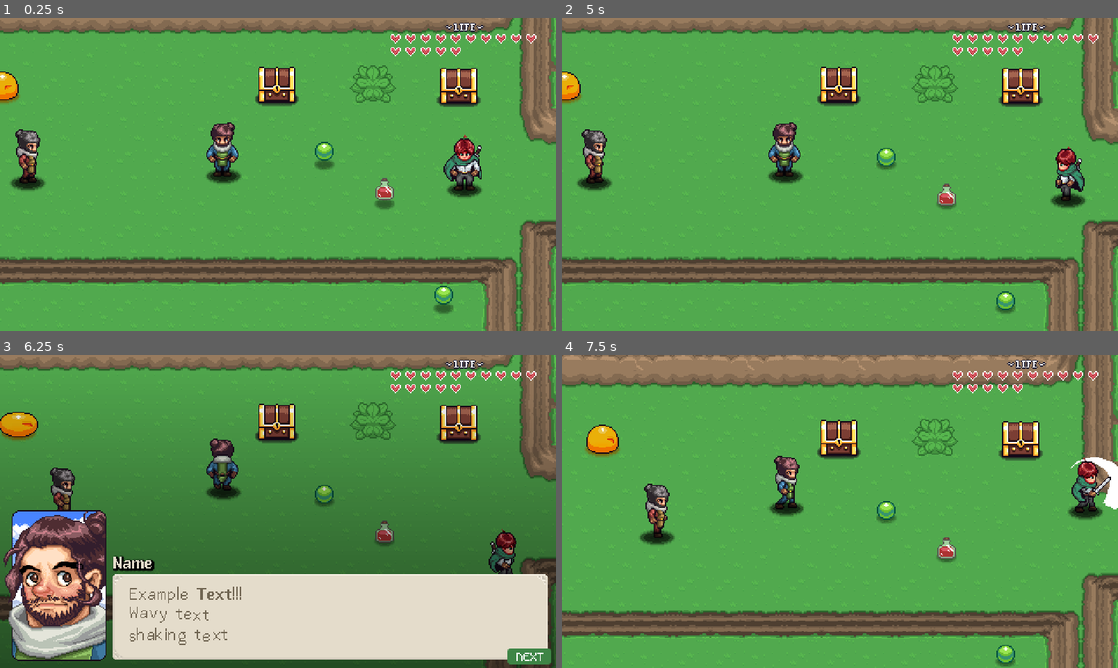
Above: before the commit, frames 1-4 (two rows, left to right).
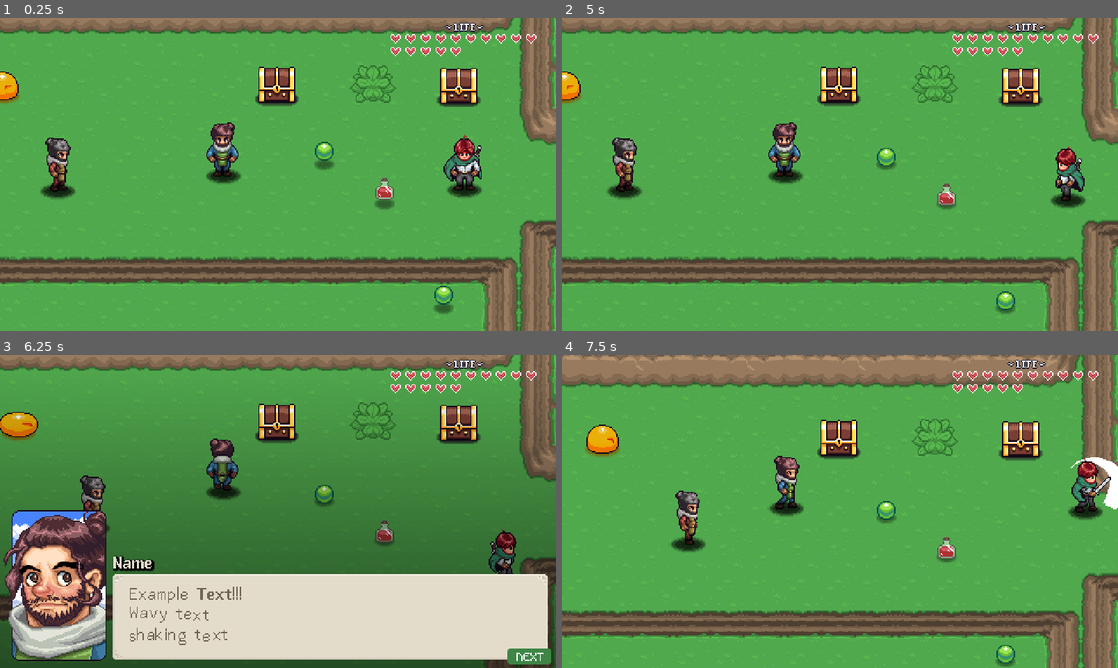
Above: after the commit, the same moments.

Repository: utwoo/Godot-AARPG
Game: Godot game, scene res://Levels/Area01/01.tscn
The game is run twice, just before and just after one commit, with the same random seed, the same clock (stepped at 60 frames per second) and the same inputs. Sound files missing from this copy of the repository are replaced by a short silence.
Inputs:
- Up to frame 1 (0.25 s): no input
- Up to frame 2 (5 s): hold Right (right) 0.53-1.28 s; hold X (ability) 0.53-1.28 s; hold Down (down) 1.28-2.03 s; tap Z (attack) at 1.35, 4.35 s; hold Right (right) 2.03-2.78 s; hold S (interact) 2.03-2.78 s; hold Up (up) 2.78-3.53 s; tap P (test) at 2.85 s; hold X (ability) 3.53-4.28 s; hold Left (left) from 3.53 s (still down)
- Up to frame 3 (6.25 s): release Left (left) at 5.03 s; hold Down (down) 5.03-5.78 s; hold S (interact) 5.03-5.78 s; hold Right (right) from 5.78 s (still down); tap P (test) at 5.85 s
- Up to frame 4 (7.5 s): release Right (right) at 6.53 s; hold Up (up) 6.53-7.28 s; hold X (ability) 6.53-7.28 s; hold Right (right) from 7.28 s (still down); tap Z (attack) at 7.35 s

The runs differ from the first frame. In frame 1, 1.5% of the frame differs, in the area x 1-14%, y 35-58%; in frame 2, 1.5%; in frame 3, 0.9%; in frame 4, 1.4%.

Commit message:
Chapter 32: Dialog Interaction

Diff:
--- a/Levels/Area01/01.tscn
+++ b/Levels/Area01/01.tscn
@@ -66,16 +66,17 @@
 [node name="NPCBehaviorWander" parent="NPC" instance=ExtResource("13_uv5ft")]
 
 [node name="NPC2" parent="." instance=ExtResource("12_c2gse")]
-position = Vector2(48, 159)
+position = Vector2(74, 165)
 
 [node name="NPCPatrol" parent="NPC2" instance=ExtResource("15_t4onu")]
 
 [node name="PatrolLocation" parent="NPC2/NPCPatrol" instance=ExtResource("16_vg1n0")]
 modulate = Color(1, 0, 0, 1)
+position = Vector2(0, 1)
 
 [node name="PatrolLocation2" parent="NPC2/NPCPatrol" instance=ExtResource("16_vg1n0")]
 modulate = Color(1, 1, 0, 1)
-position = Vector2(90, 1)
+position = Vector2(87, 1)
 wait_time = 1.0
 
 [node name="PatrolLocation3" parent="NPC2/NPCPatrol" instance=ExtResource("16_vg1n0")]
@@ -85,5 +86,5 @@
 
 [node name="PatrolLocation4" parent="NPC2/NPCPatrol" instance=ExtResource("16_vg1n0")]
 modulate = Color(0, 0, 1, 1)
-position = Vector2(26, -96)
+position = Vector2(-1, -98)
 wait_time = 1.0
--- a/NPC/patrol_location.tscn
+++ b/NPC/patrol_location.tscn
@@ -1,6 +1,7 @@
-[gd_scene load_steps=4 format=3 uid="uid://ccsminw7qsdb2"]
+[gd_scene load_steps=5 format=3 uid="uid://ccsminw7qsdb2"]
 
 [ext_resource type="Script" uid="uid://d2indb81si4b0" path="res://NPC/Scripts/patrol_location.gd" id="1_gtna6"]
+[ext_resource type="FontFile" uid="uid://cej52riqklxlx" path="res://GUI/DialogSystem/fronts/m5x7.ttf" id="2_34koc"]
 
 [sub_resource type="Gradient" id="Gradient_dhiod"]
 offsets = PackedFloat32Array(0.48136646, 0.8043478, 1)
@@ -36,7 +37,7 @@
 theme_override_constants/shadow_offset_x = 1
 theme_override_constants/shadow_offset_y = 1
 theme_override_constants/outline_size = 3
-theme_override_font_sizes/font_size = 12
+theme_override_fonts/font = ExtResource("2_34koc")
 text = "0"
 horizontal_alignment = 1
 
@@ -48,6 +49,6 @@
 theme_override_colors/font_shadow_color = Color(0, 0, 0, 1)
 theme_override_constants/shadow_offset_y = 1
 theme_override_constants/outline_size = 3
-theme_override_font_sizes/font_size = 8
+theme_override_fonts/font = ExtResource("2_34koc")
 text = "wait: 0.0s"
 horizontal_alignment = 1
